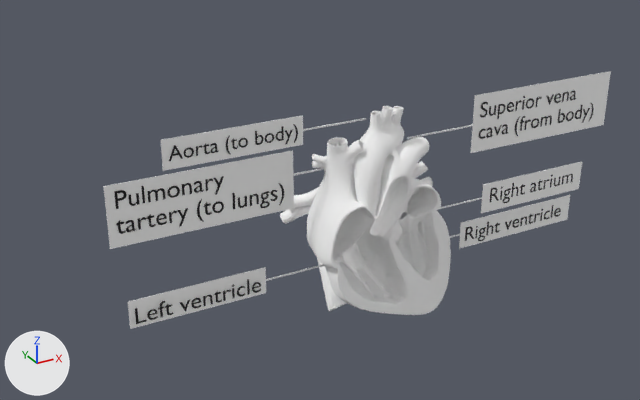
A saved change to the glTF model DemoV0/Heartmodel/HeartLabels.glb.
Before and after are seen from a 50 mm camera at (-3.26, -5.01, 3.56) aimed at (-0.33, 0.32, 0.9). Every picture has the same lights, and +X, +Y and +Z are marked at lower left. Where no turn or scale is listed for an object, it has been applied to the vertices.

The first picture shows 'Aorta (to body)', 'Cube', 'Cube.001', 'Cube.002', 'Cube.003', 'Cube.004', 'Cube.005', 'Left ventricle.001', 'Pulmonary artery (to lungs).001', 'Right atrium.001', 'Right ventricle.001', 'Superior vena cava (from body).002', 'heart.2', 'line.004'.
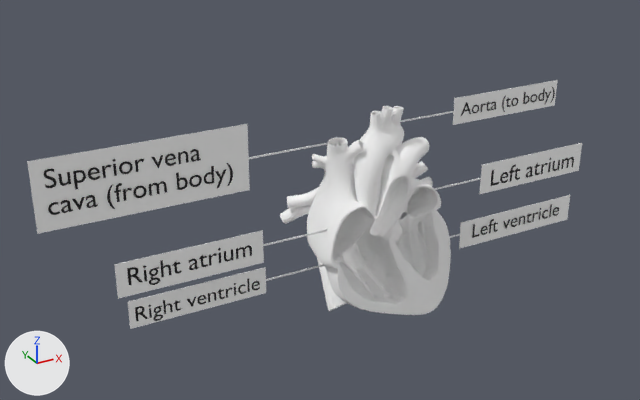
Commit message: update labes

ob_aorta__to_body___1 is not drawn itself; it is the parent of ob_aorta__to_body, ob_aorta__to_body___1__001, ob_cube_001, ob_line_001.
ob_right_atrium is not drawn itself; it is the parent of ob_cube, ob_line, ob_right_atrium_001, ob_right_atrium_002.
ob_superior_vena_cava__from_body is not drawn itself; it is the parent of ob_cube_005, ob_line_005, ob_superior_vena_cava__from_body__001, ob_superior_vena_cava__from_body__002.

What differs and where, as boxes (x1, y1, x2, y2) in the pictures (640 x 400 px):
'Cube.005', moved, turned: before (471, 71, 611, 153); after (27, 124, 250, 234)
'Cube.004', moved, rescaled (42% narrower, 45% shorter): before (103, 150, 294, 249); after (459, 195, 570, 249)
'Cube', moved: before (481, 162, 582, 213); after (114, 230, 264, 299)
'Cube.001', moved, turned: before (161, 115, 303, 171); after (453, 80, 558, 125)
'Cube.003', moved, rescaled (8% narrower): before (459, 195, 570, 249); after (480, 143, 582, 194)
'Superior vena cava (from body).001', moved, turned (not visible before): after (44, 149, 233, 215)
'Pulmonary artery (to lungs).001', deleted: before (114, 176, 284, 234)
'Right ventricle.001', moved, turned, rescaled: before (465, 205, 561, 241); after (135, 279, 260, 321)
'Left ventricle.001', moved: before (135, 279, 261, 324); after (472, 204, 559, 238)
'Superior vena cava (from body).002', moved, turned (not visible afterwards): before (479, 91, 594, 139)
'Right atrium.002', moved (not visible before): after (127, 245, 252, 285)
'Aorta (to body)', moved, turned (not visible afterwards): before (169, 124, 298, 161)
'left artium', added: after (491, 157, 574, 186)
'Right atrium.001', moved (not visible afterwards): before (490, 174, 573, 203)
'Aorta (to body) (1).001', moved, turned (not visible before): after (461, 87, 555, 116)
'line.005', moved, turned: before (407, 125, 473, 139); after (248, 142, 328, 159)
'line.001', moved, turned: before (302, 118, 366, 131); after (401, 111, 455, 122)
'line', moved: before (437, 197, 483, 210); after (262, 229, 328, 246)
'line.003', moved: before (407, 234, 461, 249); after (426, 178, 482, 192)
'line.004', rescaled: before (293, 162, 354, 176); after (407, 234, 461, 249)

What the commit changed:
Mesh me_left_artium is new.
It has 725 vertices, 707 faces and spans x 0.07..4.42, y -0.01..0.69, z 0.0.
It uses material mat_black (black #000000).
Object 'Aorta (to body) (1)' (ob_aorta__to_body___1) turns from (0, 0, 180) to (0, 0, 0) degrees about x, y and z.
Object 'Aorta (to body) (1)' (ob_aorta__to_body___1) moves from (0.346, 0.036, 0.747) to (-0.313, 0.036, 0.68).
Object 'Left ventricle.001' (ob_left_ventricle_001) moves from (-1.898, 0.012, 0.444) to (0.893, 0.025, 0.415).
In object 'Cube.004' (ob_cube_004), parent goes from ob_pulmonary_artery__to_lungs to ob_right_ventricle.
Object 'Cube.004' (ob_cube_004) moves from (1.618, 0.0, -0.0367) to (1.537, 0.0, -0.0114).
Object 'Cube.004' (ob_cube_004) is rescaled from (1.31, 0.00294, 0.433) to (1.15, 0.00289, 0.231).
Object 'line.004' (ob_line_004) is rescaled from (0.603, 0.0042, 0.0116) to (0.507, 0.0042, 0.0116).
Object 'Pulmonary artery (to lungs).001' (ob_pulmonary_artery__to_lungs__001) is deleted.
Object 'Right atrium' (ob_right_atrium) moves from (-0.11, -0.12, -0.002) to (-0.137, -0.12, 0.165).
In object 'Cube' (ob_cube), parent goes from ob_right_atrium to ob_left_atrium.
In object 'Right atrium.001' (ob_right_atrium_001), parent goes from ob_right_atrium to ob_left_atrium.
In object 'Cube.003' (ob_cube_003), parent goes from ob_right_ventricle to ob_right_atrium.
Object 'Cube.003' (ob_cube_003) moves from (1.537, 0.0, -0.0114) to (1.468, 0.0, -0.009).
Object 'Cube.003' (ob_cube_003) is rescaled from (1.15, 0.00289, 0.231) to (1.01, 0.00266, 0.242).
In object 'Right ventricle.001' (ob_right_ventricle_001), parent goes from ob_right_ventricle to ob_left_ventricle.
Object 'Right ventricle.001' (ob_right_ventricle_001) moves from (1.0, -0.0049, -0.0685) to (1.929, 0.00387, -0.0571).
Object 'Right ventricle.001' (ob_right_ventricle_001) turns from (90, 0, 0) to (90, 0, -180) degrees about x, y and z.
Object 'Right ventricle.001' (ob_right_ventricle_001) is rescaled from (0.175, 0.175, 0.175) to (0.158, 0.158, 0.158).
Object 'Superior vena cava (from body)' (ob_superior_vena_cava__from_body) moves from (-0.102, 0.065, 0.529) to (-0.075, 0.008, 0.63).
Object 'Superior vena cava (from body)' (ob_superior_vena_cava__from_body) turns from (0, 0, 0) to (0, 0, 180) degrees about x, y and z.
Object 'Left atrium' (ob_left_atrium) is new.
Its parent is ob_labels.
Its location is (-0.046, -0.12, 0.04).
Its rotation in degrees is (0, 0, 180).
Object 'left artium' (ob_left_artium) is new; it shows me_left_artium.
Its parent is ob_right_atrium.
Its location is (1.046, -0.005, -0.0793).
Its rotation in degrees is (90, 0, 0).
Its scale is (0.194, 0.194, 0.194).
